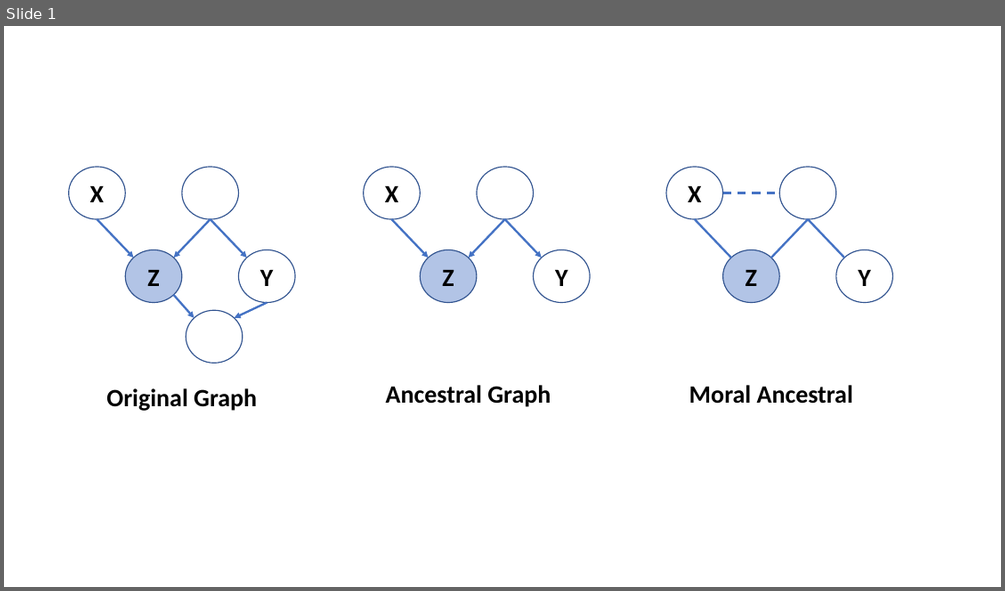
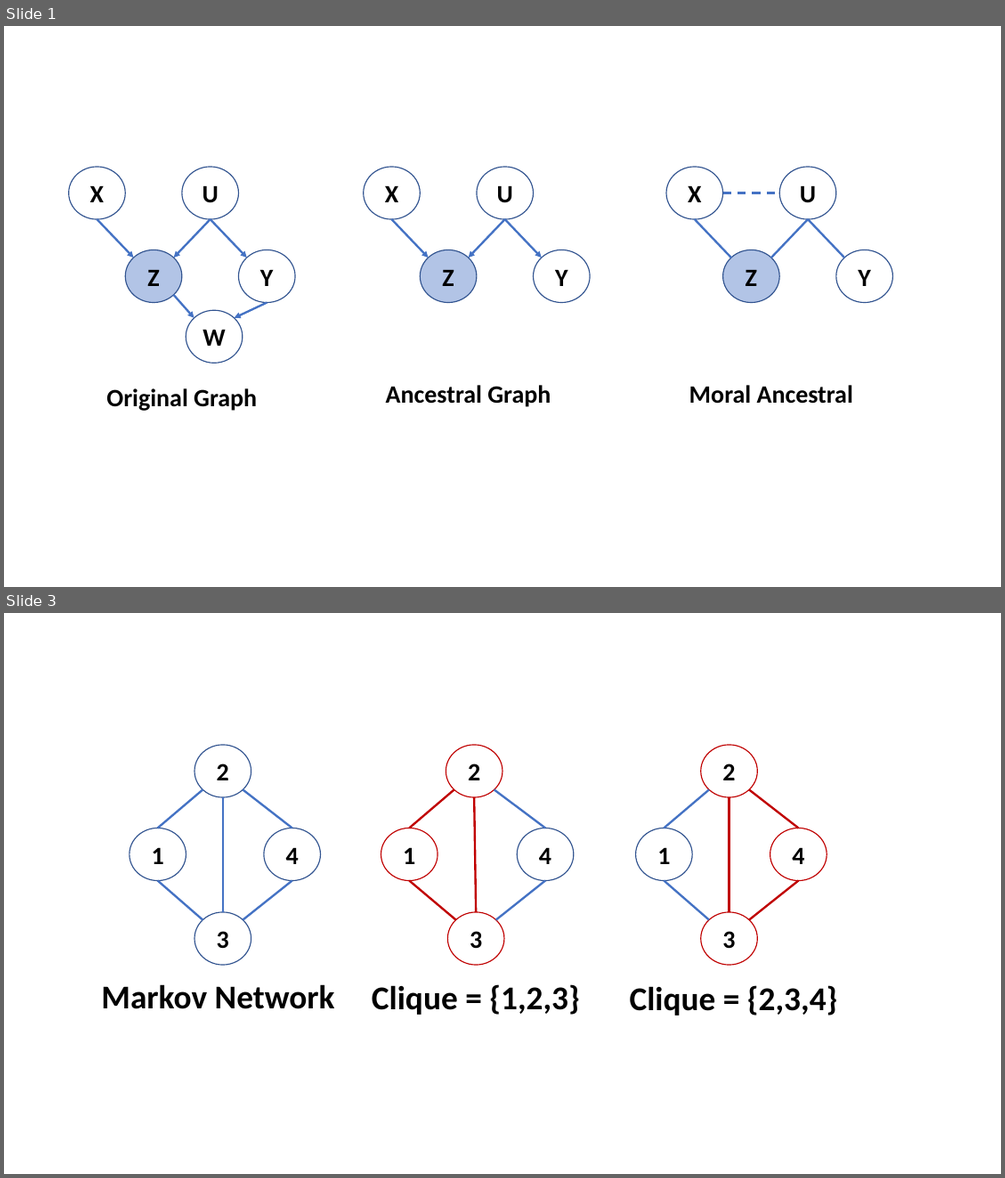
Before and after one commit to StephenElston/CSCI_E_82A_Probabalistic_Programming, a slide deck: Lesson3_MarkovNetworks/img/Diagrams.pptx. Shown one above the other, each under a label of ours: slide 1 before the commit, slides 1 and 3 after it; the slides between them are not shown. The pictures are 1005x591 and 1005x1178 pixels, drawn with LibreOffice and Linux fonts; fonts in the diff are those of the drawing. Boxes give left, top, right and bottom in pixels: in the first picture for what was removed or moved away, otherwise in the second. Text is boxed around its words. In the diff, an @@ line names an element or a change of style, - is before the commit and + after.

```diff
--- a/Lesson3_MarkovNetworks/img/Diagrams.pptx
+++ b/Lesson3_MarkovNetworks/img/Diagrams.pptx
@@ slide 3 added at [4,613,1001,1174], background #FFFFFF @@
@@ ellipse added at [194,745,251,797], outline #325491 1 pt, 24 pt, text #000000, bold @@
+2
@@ ellipse added at [446,745,502,797], outline #C00000 1 pt, 24 pt, text #000000, bold @@
+2
@@ ellipse added at [701,745,758,797], outline #C00000 1 pt, 24 pt, text #000000, bold @@
+2
@@ line added from (202, 789) to (158, 827), #4472C4 2 pt @@
@@ line added from (223, 798) to (223, 912), #4472C4 2 pt @@
@@ line added from (243, 789) to (291, 827), #4472C4 2 pt @@
@@ line added from (454, 789) to (409, 827), #C00000 2 pt @@
@@ line added from (474, 798) to (476, 912), #C00000 2 pt @@
@@ line added from (494, 789) to (545, 827), #4472C4 2 pt @@
@@ line added from (709, 789) to (664, 827), #4472C4 2 pt @@
@@ line added from (729, 798) to (729, 912), #C00000 2 pt @@
@@ line added from (749, 789) to (798, 827), #C00000 2 pt @@
@@ ellipse added at [129,827,186,880], outline #325491 1 pt, 24 pt, text #000000, bold @@
+1
@@ ellipse added at [264,827,320,880], outline #325491 1 pt, 24 pt, text #000000, bold @@
+4
@@ ellipse added at [380,827,437,880], outline #C00000 1 pt, 24 pt, text #000000, bold @@
+1
@@ ellipse added at [517,827,574,880], outline #325491 1 pt, 24 pt, text #000000, bold @@
+4
@@ ellipse added at [636,827,693,880], outline #325491 1 pt, 24 pt, text #000000, bold @@
+1
@@ ellipse added at [770,827,827,880], outline #C00000 1 pt, 24 pt, text #000000, bold @@
+4
@@ line added from (158, 881) to (202, 919), #4472C4 2 pt @@
@@ line added from (291, 881) to (243, 919), #4472C4 2 pt @@
@@ line added from (409, 881) to (455, 919), #C00000 2 pt @@
@@ line added from (545, 881) to (496, 919), #4472C4 2 pt @@
@@ line added from (664, 881) to (709, 919), #4472C4 2 pt @@
@@ line added from (798, 881) to (749, 919), #C00000 2 pt @@
@@ ellipse added at [194,912,251,965], outline #325491 1 pt, 24 pt, text #000000, bold @@
+3
@@ ellipse added at [447,912,504,965], outline #C00000 1 pt, 24 pt, text #000000, bold @@
+3
@@ ellipse added at [701,912,758,965], outline #C00000 1 pt, 24 pt, text #000000, bold @@
+3
@@ text added at [101,984,335,1009], 32 pt, text #000000, bold @@
+Markov Network
@@ text added at [372,984,580,1014], 32 pt, text #000000, bold @@
+Clique = {1,2,3}
@@ text added at [630,985,838,1015], 32 pt, text #000000, bold @@
+Clique = {2,3,4}
@@ slide 1 changed as well @@
@@ text in ellipse at [202,186,218,203]: text added @@
+U
@@ text in ellipse at [497,186,513,203]: text added @@
+U
@@ text in ellipse at [800,186,816,203]: text added @@
+U
@@ text in ellipse at [202,329,225,346]: text added @@
+W
```
Also in this commit, not shown: 2 other slides added, 3 other files.
